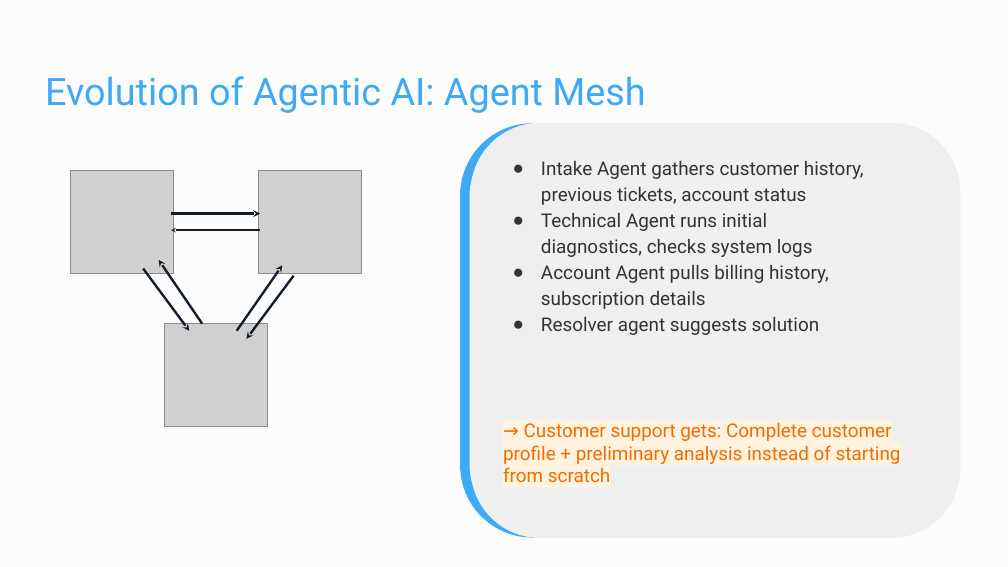
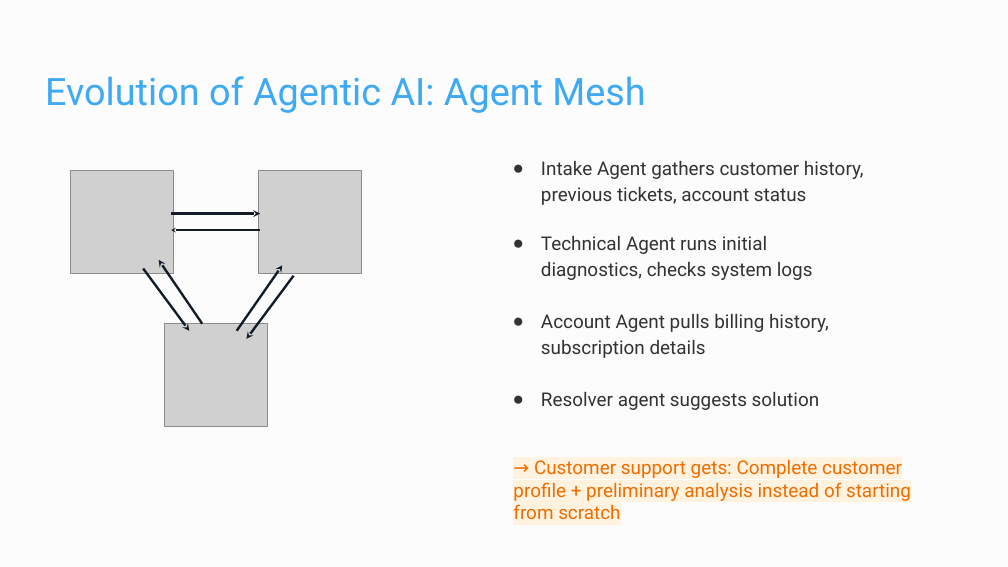
Before and after one commit to Dzvezdana/pydata_workshop_september2025, a slide deck: slide 10 of workshop/dapr_pydata_2025.pptx (slide 13 before the commit). Drawn at 1008x567 pixels with LibreOffice and Linux fonts; fonts in the diff are those of the drawing; grey boxes stand for pictures. Boxes give left, top, right and bottom in pixels: in the first picture for what was removed or moved away, otherwise in the second. Text is boxed around its words. In the diff, an @@ line names an element or a change of style, - is before the commit and + after.

```diff
--- a/workshop/dapr_pydata_2025.pptx
+++ b/workshop/dapr_pydata_2025.pptx
@@ rounded rectangle removed at [465, 128, 900, 533] @@
@@ rounded rectangle removed at [471, 123, 961, 538] @@
@@ text "Intake Agent gathers customer history, ..." at [541, 161, 864, 410]: highlight #F0F0F0 to #FCFCFC @@
@@ text "→ Customer support gets: Complete ...": place and size @@
-text "→ Customer support gets: Complete ..." at [503, 423, 901, 482]
+text "→ Customer support gets: Complete ..." at [513, 460, 911, 519]
```
Also in this commit, not shown: 4 other slides changed, 1 slide added, 3 slides removed, 1 other file.
